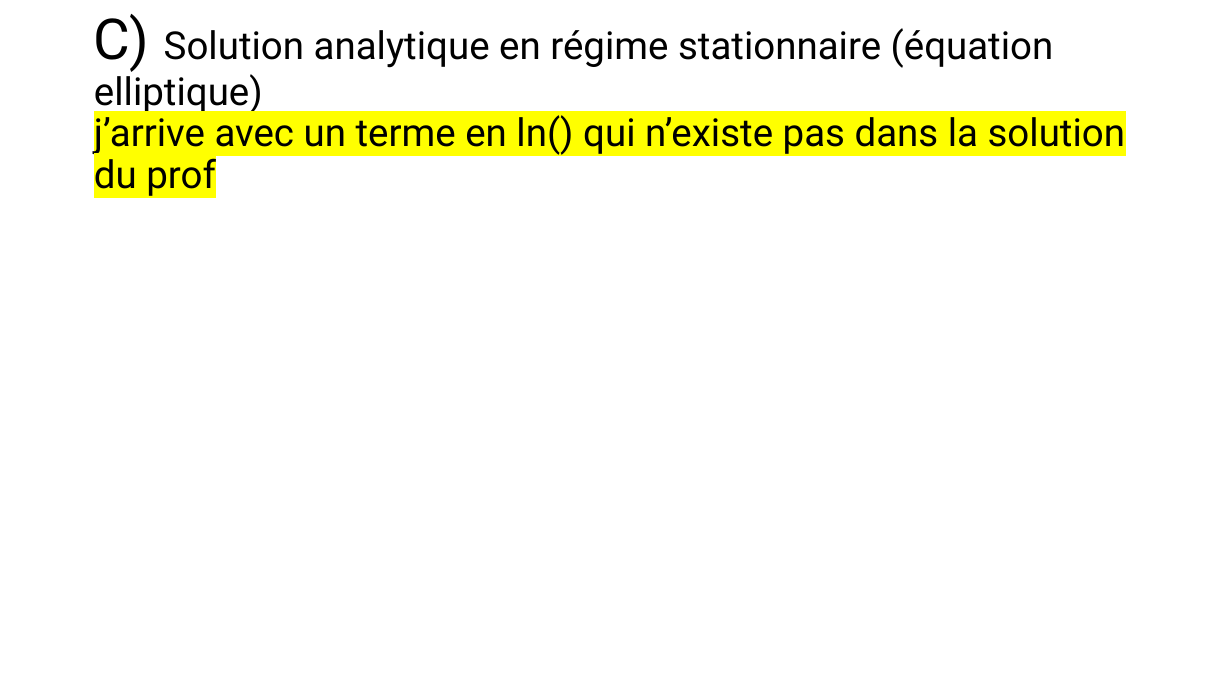
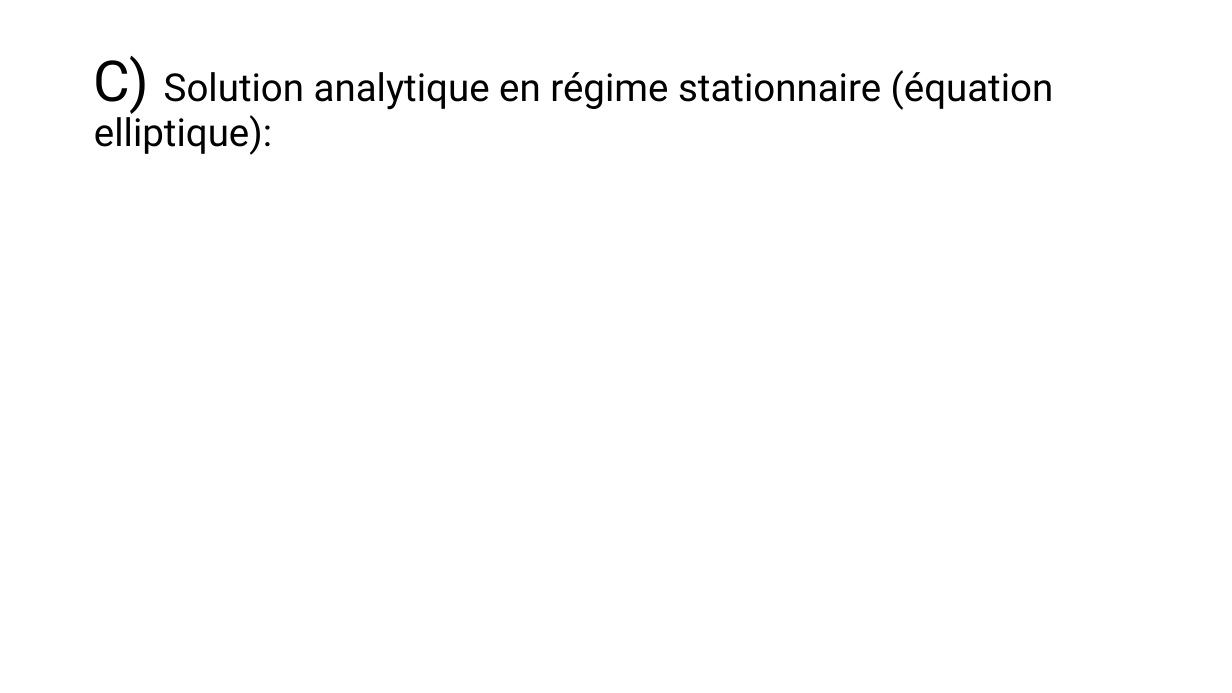
Before and after one commit to mehdibendaya/MEC8211-DEV1, a slide deck: slide 11 of Devoir_1.pptx. Drawn at 1232x693 pixels with LibreOffice and Linux fonts; fonts in the diff are those of the drawing; grey boxes stand for pictures. Boxes give left, top, right and bottom in pixels: in the first picture for what was removed or moved away, otherwise in the second. Text is boxed around its words. In the diff, an @@ line names an element or a change of style, - is before the commit and + after.

```diff
--- a/Devoir_1.pptx
+++ b/Devoir_1.pptx
@@ title at [94, 56, 1054, 155]: text changed @@
-C) Solution analytique en régime stationnaire (équation elliptique)
-j’arrive avec un terme en ln() qui n’existe pas dans la solution du prof
+C) Solution analytique en régime stationnaire (équation elliptique):
```
Also in this commit, not shown: 1 other slide changed, 2 slides added, 1 slide removed.
